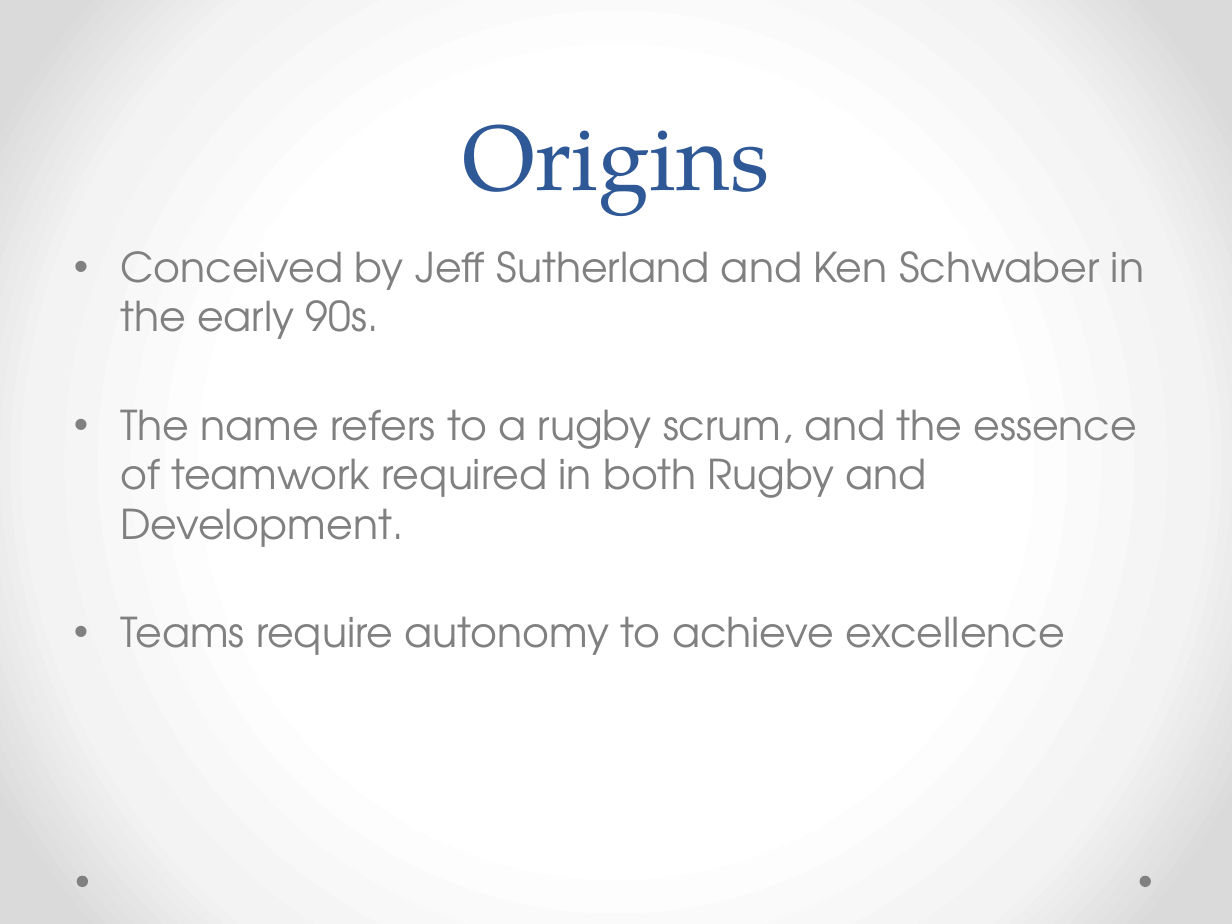
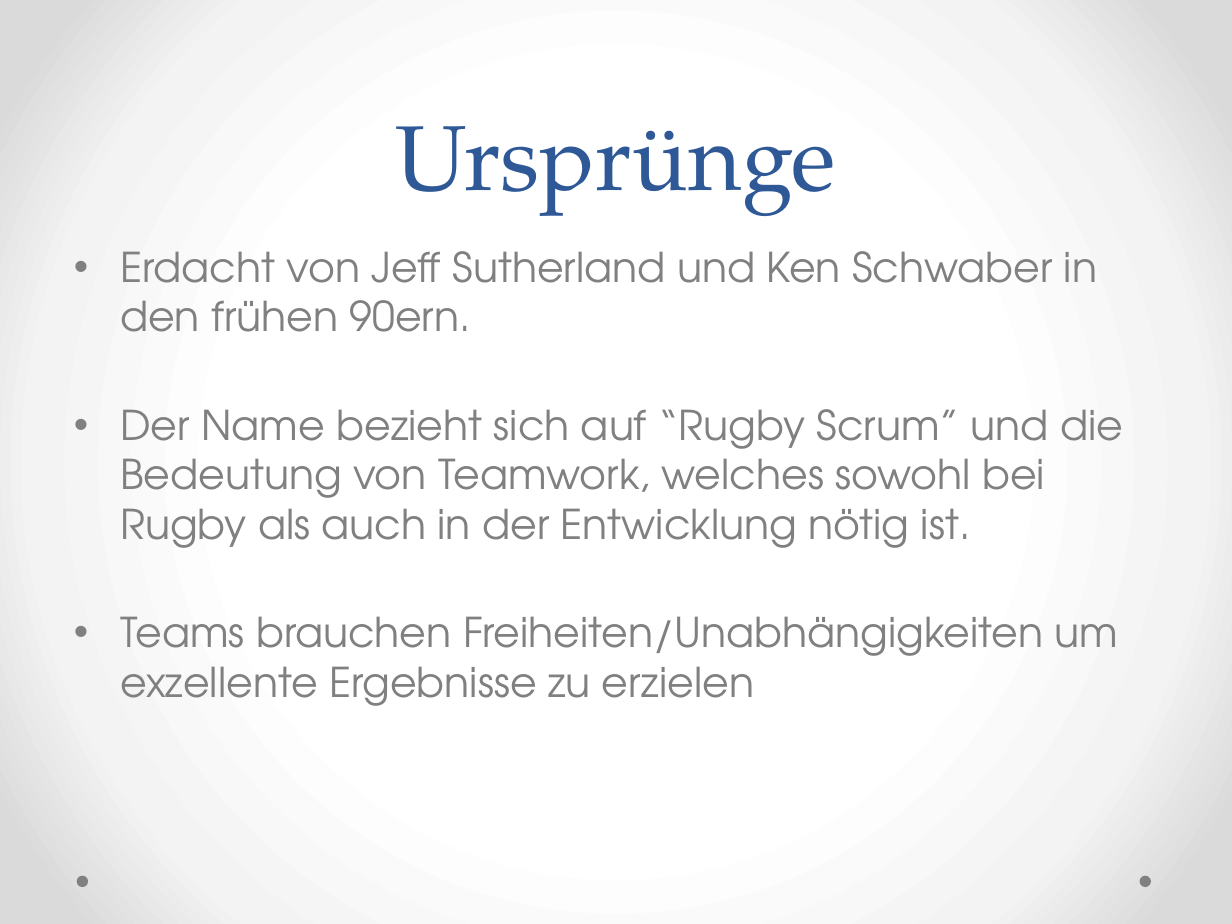
Before and after one commit to Medardus2004/ScrumPresentation, a slide deck: slide 6 of Scrum.pptx (slide 3 before the commit). Drawn at 1232x924 pixels with LibreOffice and Linux fonts; fonts in the diff are those of the drawing. Boxes give left, top, right and bottom in pixels: in the first picture for what was removed or moved away, otherwise in the second. Text is boxed around its words. In the diff, an @@ line names an element or a change of style, - is before the commit and + after.

Commit message:
ScrumPresentation halb deutsch

```diff
--- a/Scrum.pptx
+++ b/Scrum.pptx
@@ title at [396,126,836,216]: text changed @@
-Origins
+Ursprünge
@@ text at [120,251,1123,706]: text changed @@
-• Conceived by Jeff Sutherland and Ken Schwaber in the early 90s.
-• The name refers to a rugby scrum, and the essence of teamwork required in both Rugby and Development.
-• Teams require autonomy to achieve excellence
+• Erdacht von Jeff Sutherland und Ken Schwaber in den frühen 90ern.
+• Der Name bezieht sich auf “Rugby Scrum” und die Bedeutung von Teamwork, welches sowohl bei Rugby als auch in der Entwicklung nötig ist.
+• Teams brauchen Freiheiten/Unabhängigkeiten um exzellente Ergebnisse zu erzielen
```
Also in this commit, not shown: 7 other slides changed, 9 slides added, 1 slide removed, 6 other files.
